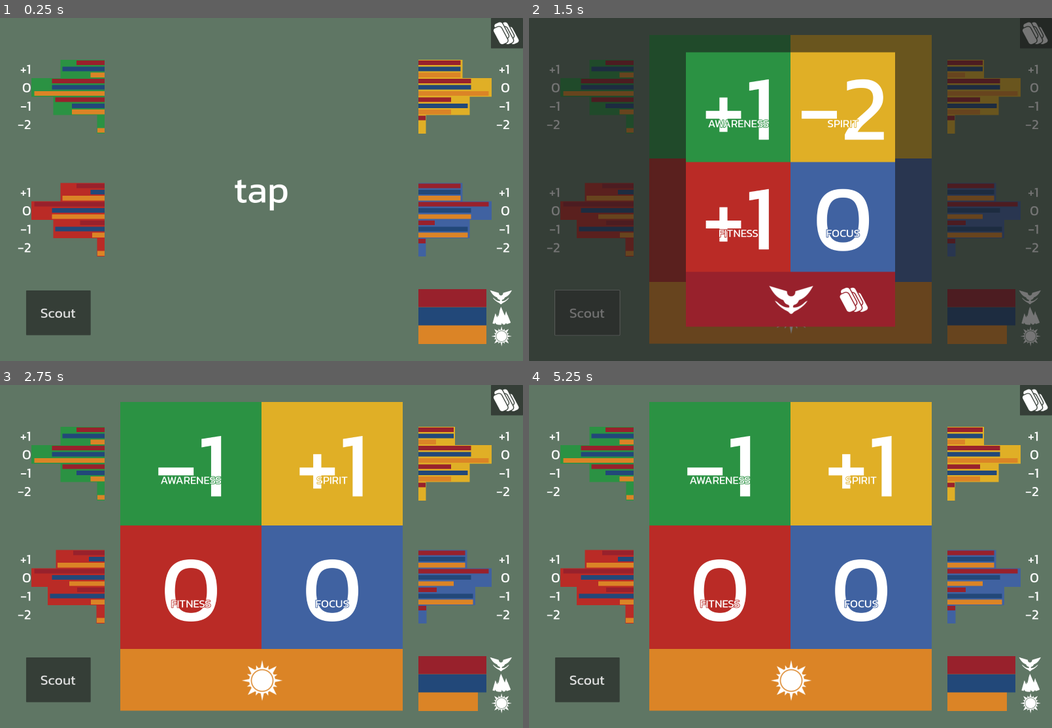
Above: before the commit, frames 1-4 (two rows, left to right).
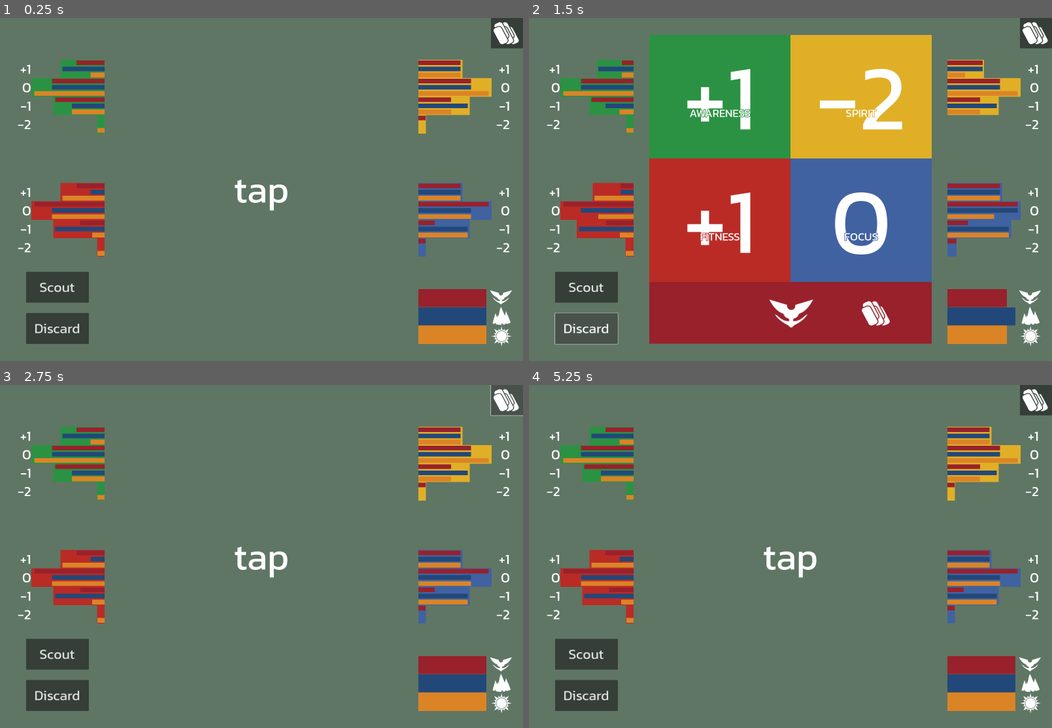
Above: after the commit, the same moments.

Repository: silverhammermba/er-challenge
Game: Godot game, scene res://game.tscn
Same seed, same stepped clock (60 frames per second), same inputs: the game is played once before the commit and once after it.
Inputs (mouse positions are in pixels of both pictures, inside the frame that each line leads up to):
- Up to frame 1 (0.25 s): no input
- Up to frame 2 (1.5 s): click (790, 189) at 0.5 s; click (586, 330) at 1.25 s, where only the run after the commit has a clickable "Discard"
- Up to frame 3 (2.75 s): click (507, 398) at 2 s
- Up to frame 4 (5.25 s): click "Scout" at 2.75 s; click (790, 556) at 3.5 s; click (790, 556) at 4.25 s; click (1036, 398) at 5 s

The runs differ from the first frame. In frame 1, 1.6% of the frame differs, in the area x 5-18%, y 73-96%; in frame 2, 75%, in the area x 0-100%, y 0-100%; in frame 3, 51%; in frame 4, 51%.

Commit message:
add option to discard top card without shuffling on -2

Diff:
--- a/game.gd
+++ b/game.gd
@@ -52,10 +52,10 @@
 func shuffle_last(a: Data.Card, _b: Data.Card) -> bool:
 	return a.need_shuffle()
 
-func draw() -> void:
+func draw(can_shuffle: bool) -> void:
 	current_card = deck.pop_back()
 	card.update(current_card)
-	if current_card.need_shuffle():
+	if can_shuffle and current_card.need_shuffle():
 		shuffle()
 	card.visible = true
 	update_dist()
@@ -169,10 +169,13 @@
 	reshuffle()
 
 func _on_draw_pressed() -> void:
-	draw()
+	draw(true)
 
 func _on_scout_pressed() -> void:
 	scout(true)
 
 func _on_scout_overlay_pressed() -> void:
 	scout(false)
+
+func _on_discard_pressed() -> void:
+	draw(false)
--- a/game.tscn
+++ b/game.tscn
@@ -223,14 +223,23 @@
 layout_mode = 1
 anchors_preset = -1
 anchor_left = 0.05
-anchor_top = 0.8
+anchor_top = 0.74
 anchor_right = 0.17
-anchor_bottom = 0.925
-offset_top = -8.0
-offset_right = 8.0
+anchor_bottom = 0.83
 grow_vertical = 0
 theme_override_font_sizes/font_size = 60
 text = "Scout"
+
+[node name="Discard" type="Button" parent="."]
+layout_mode = 1
+anchors_preset = -1
+anchor_left = 0.05
+anchor_top = 0.86
+anchor_right = 0.17
+anchor_bottom = 0.95
+grow_vertical = 0
+theme_override_font_sizes/font_size = 60
+text = "Discard"
 
 [node name="ScoutOverlay" type="Button" parent="."]
 layout_mode = 1
@@ -251,4 +260,5 @@
 [connection signal="pressed" from="CardArea/CardContainer/Draw" to="." method="_on_draw_pressed"]
 [connection signal="pressed" from="Reshuffle" to="." method="_on_reshuffle_pressed"]
 [connection signal="pressed" from="Scout" to="." method="_on_scout_pressed"]
+[connection signal="pressed" from="Discard" to="." method="_on_discard_pressed"]
 [connection signal="pressed" from="ScoutOverlay" to="." method="_on_scout_overlay_pressed"]
